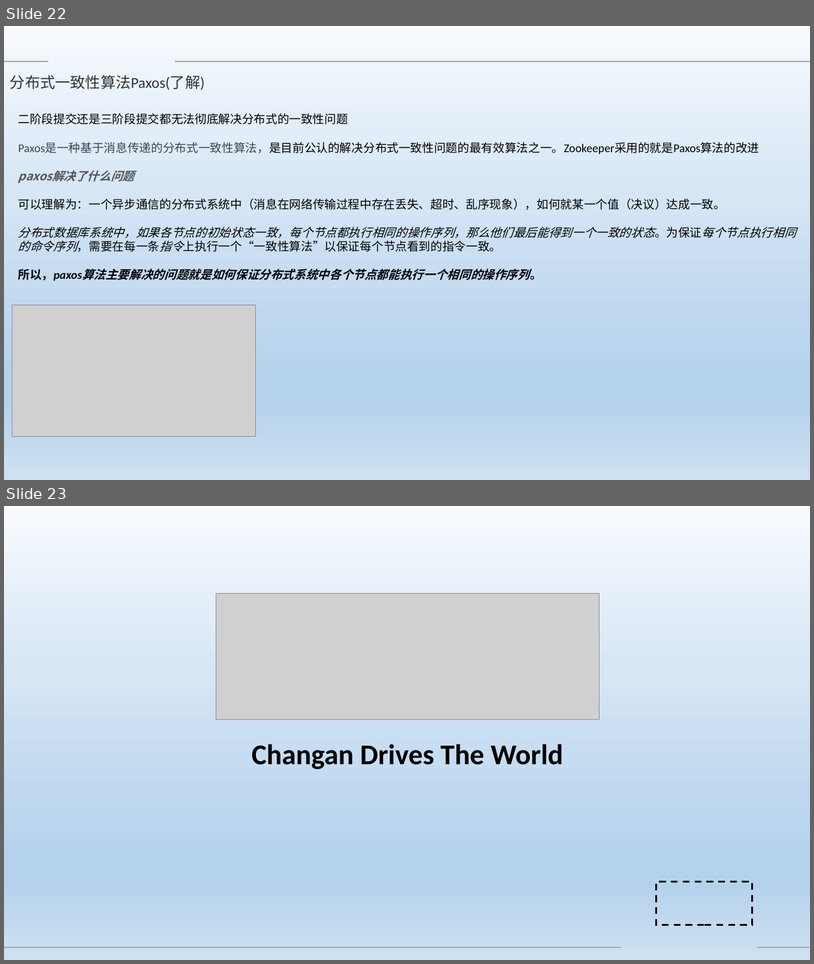
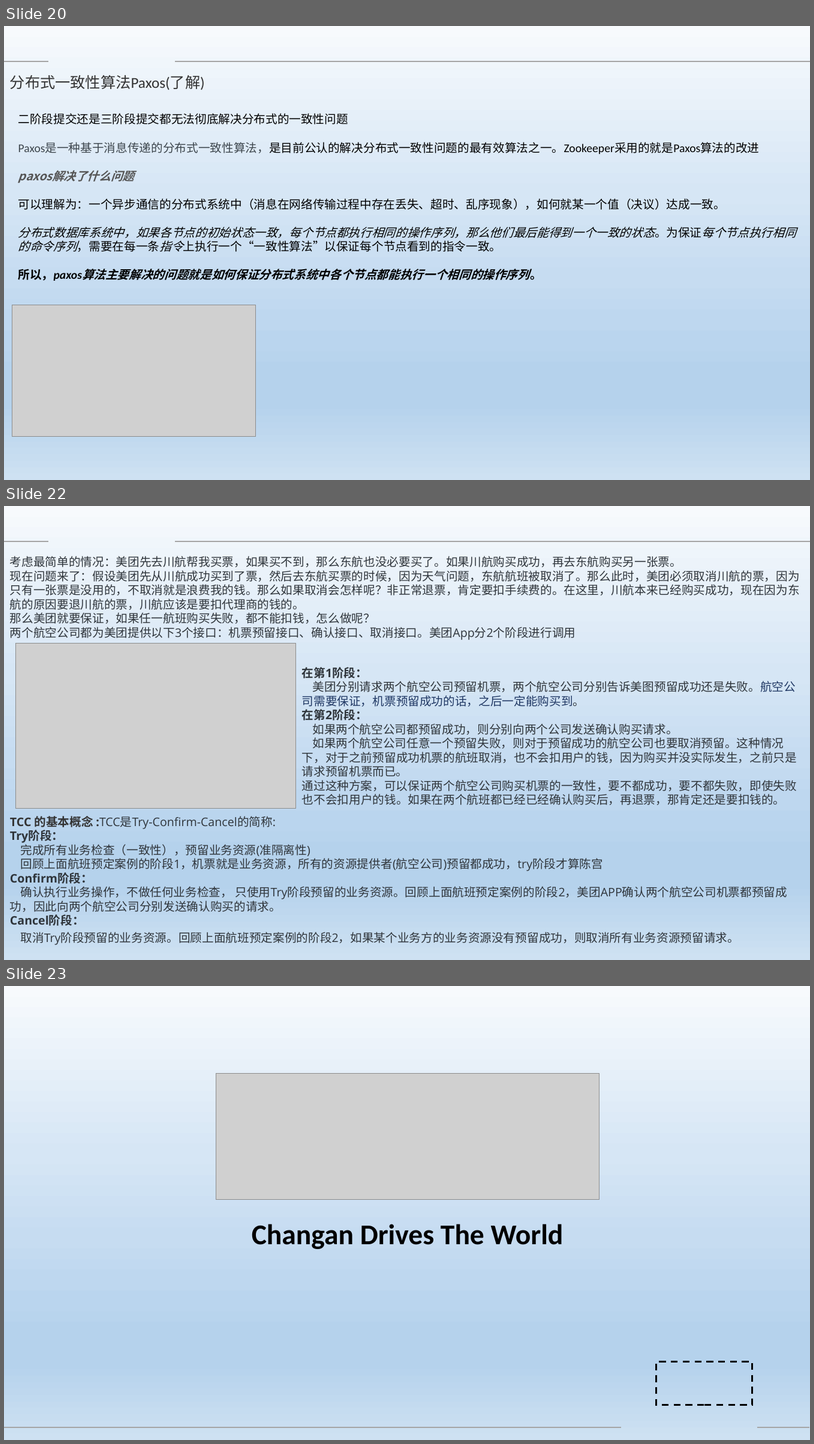
Before and after one commit to Heffie199/zhao_Note, a slide deck: 分布式事务的解决方案 .pptx. Shown one above the other, each under a label of ours: slides 22 and 23 before the commit, slides 20, 22 and 23 after it; the slides between them are not shown. The pictures are 814x964 and 814x1444 pixels, drawn with LibreOffice and Linux fonts; fonts in the diff are those of the drawing; grey boxes stand for pictures; background and template pictures are left out. Boxes give left, top, right and bottom in pixels: in the first picture for what was removed or moved away, otherwise in the second. Text is boxed around its words. In the diff, an @@ line names an element or a change of style, - is before the commit and + after.

```diff
--- a/分布式事务的解决方案 .pptx
+++ b/分布式事务的解决方案 .pptx
@@ slide 22 added at bbox=[4, 506, 810, 960], background picture (left out); not listed: 2 template elements that a slide beside it also shows @@
@@ text added at bbox=[10, 556, 800, 640], 14 pt, text #2F353B @@
+考虑最简单的情况：美团先去川航帮我买票，如果买不到，那么东航也没必要买了。如果川航购买成功，再去东航购买另一张票。
+现在问题来了：假设美团先从川航成功买到了票，然后去东航买票的时候，因为天气问题，东航航班被取消了。那么此时，美团必须取消川航的票，因为只有一张票是没用的，不取消就是浪费我的钱。那么如果取消会怎样呢？非正常退票，肯定要扣手续费的。在这里，川航本来已经购买成功，现在因为东航的原因要退川航的票，川航应该是要扣代理商的钱的。
+那么美团就要保证，如果任一航班购买失败，都不能扣钱，怎么做呢？
+两个航空公司都为美团提供以下3个接口：机票预留接口、确认接口、取消接口。美团App分2个阶段进行调用
@@ picture added at bbox=[16, 643, 296, 808] @@
@@ text added at bbox=[302, 667, 797, 805], 14 pt, text #2F353B @@
+在第1阶段：
+美团分别请求两个航空公司预留机票，两个航空公司分别告诉美图预留成功还是失败。航空公司需要保证，机票预留成功的话，之后一定能购买到。
+在第2阶段：
+如果两个航空公司都预留成功，则分别向两个公司发送确认购买请求。
+如果两个航空公司任意一个预留失败，则对于预留成功的航空公司也要取消预留。这种情况下，对于之前预留成功机票的航班取消，也不会扣用户的钱，因为购买并没实际发生，之前只是请求预留机票而已。
+通过这种方案，可以保证两个航空公司购买机票的一致性，要不都成功，要不都失败，即使失败也不会扣用户的钱。如果在两个航班都已经已经确认购买后，再退票，那肯定还是要扣钱的。
@@ text added at bbox=[10, 816, 788, 945], 14 pt, text #2F353B @@
+TCC 的基本概念 :TCC是Try-Confirm-Cancel的简称:
+Try阶段：
+完成所有业务检查（一致性），预留业务资源(准隔离性)
+回顾上面航班预定案例的阶段1，机票就是业务资源，所有的资源提供者(航空公司)预留都成功，try阶段才算陈宫
+Confirm阶段：
+确认执行业务操作，不做任何业务检查， 只使用Try阶段预留的业务资源。回顾上面航班预定案例的阶段2，美团APP确认两个航空公司机票都预留成功，因此向两个航空公司分别发送确认购买的请求。
+Cancel阶段：
+取消Try阶段预留的业务资源。回顾上面航班预定案例的阶段2，如果某个业务方的业务资源没有预留成功，则取消所有业务资源预留请求。
@@ what was slide 22 is now slide 20 @@
```
Also in this commit, not shown: 4 slides changed, 2 other slides added, 3 slides removed.
